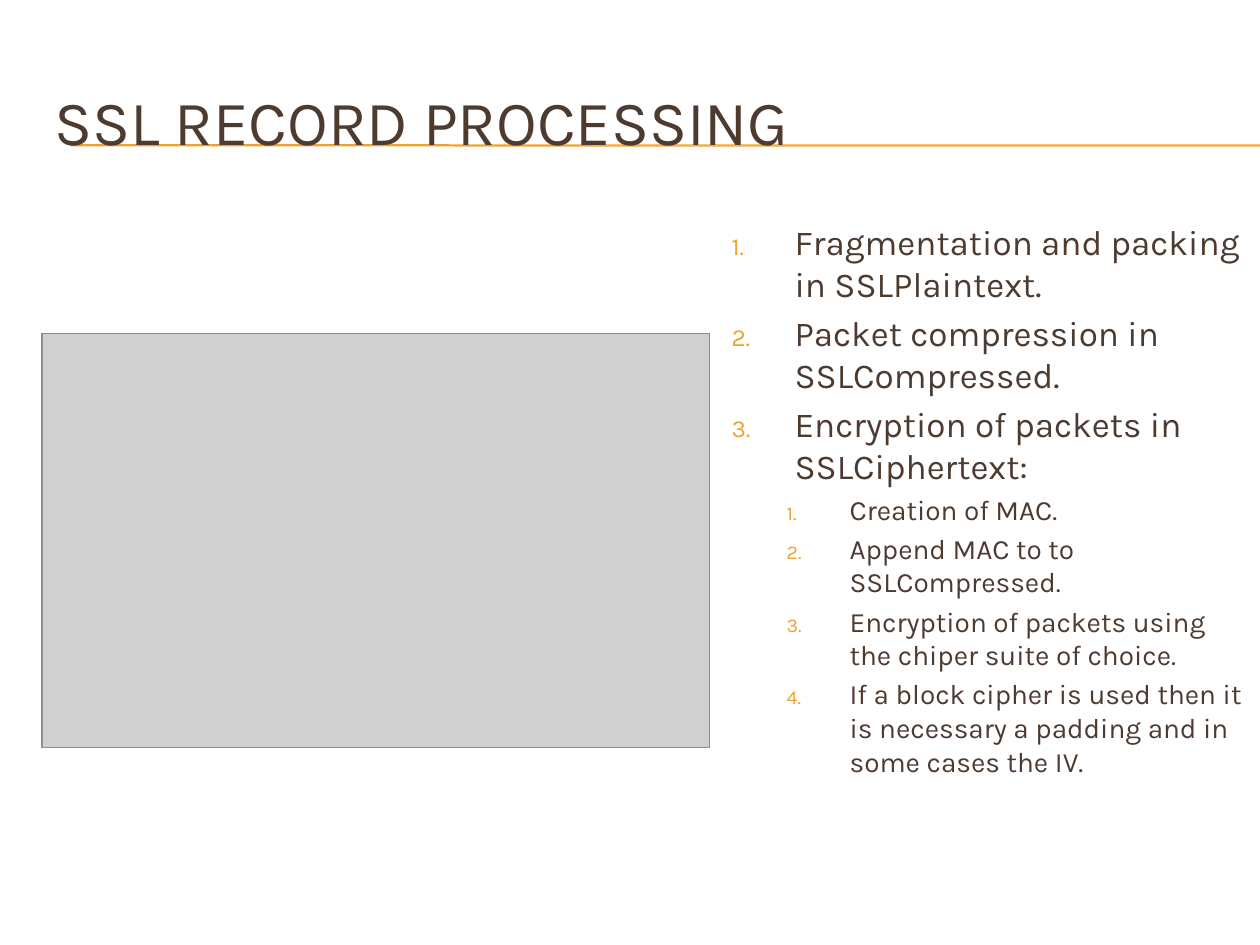
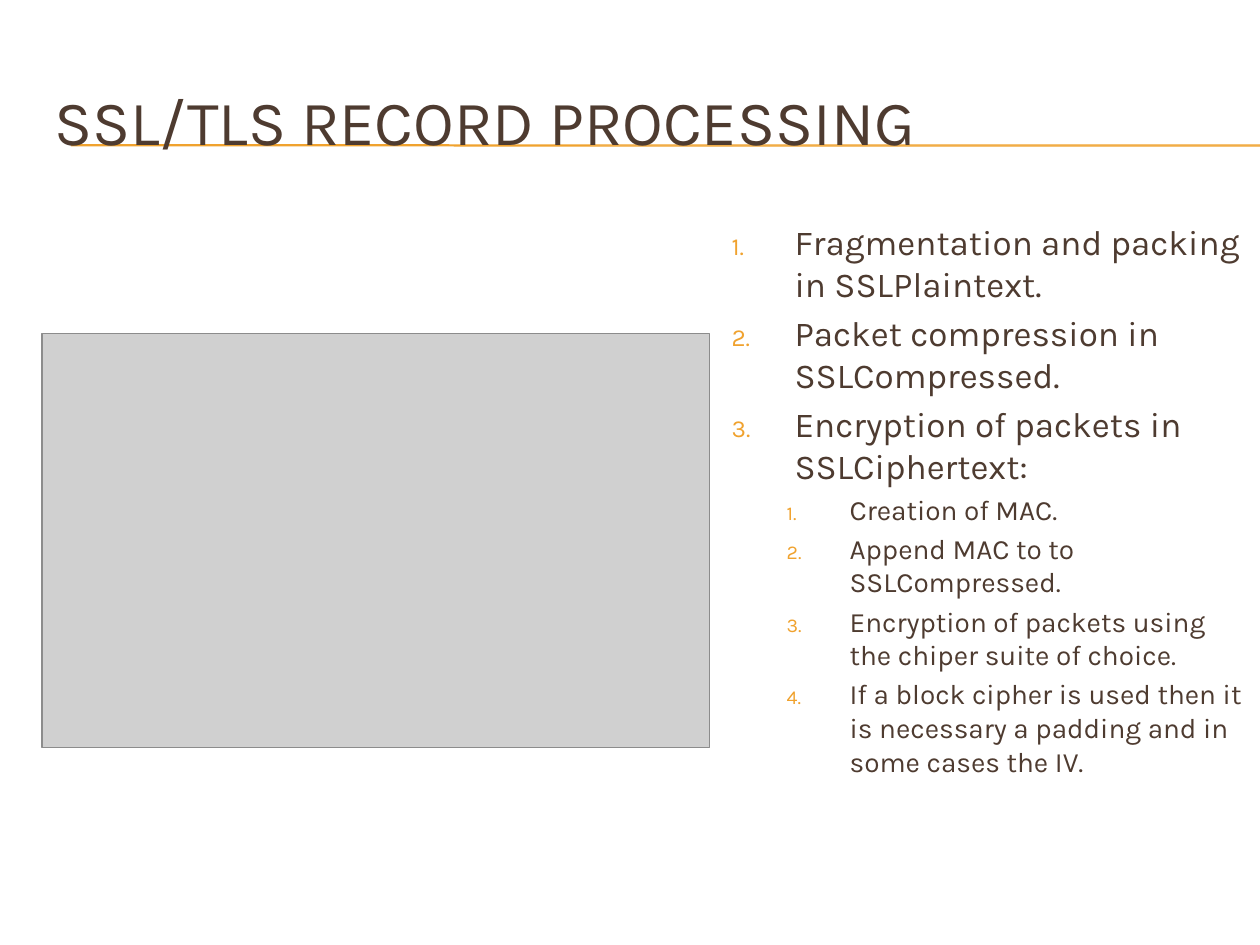
Before and after one commit to DeMaCS-UNICAL/NetworkSecurity, a slide deck: slide 7 of slides/SSL.pptx. Drawn at 1260x945 pixels with LibreOffice and Linux fonts; fonts in the diff are those of the drawing; grey boxes stand for pictures; background and template pictures are left out. Boxes give left, top, right and bottom in pixels: in the first picture for what was removed or moved away, otherwise in the second. Text is boxed around its words. In the diff, an @@ line names an element or a change of style, - is before the commit and + after.

```diff
--- a/slides/SSL.pptx
+++ b/slides/SSL.pptx
@@ title at [54,99,914,150]: text changed @@
-SSL RECORD PROCESSING
+SSL/TLS RECORD PROCESSING
```
Also in this commit, not shown: 1 other file.
